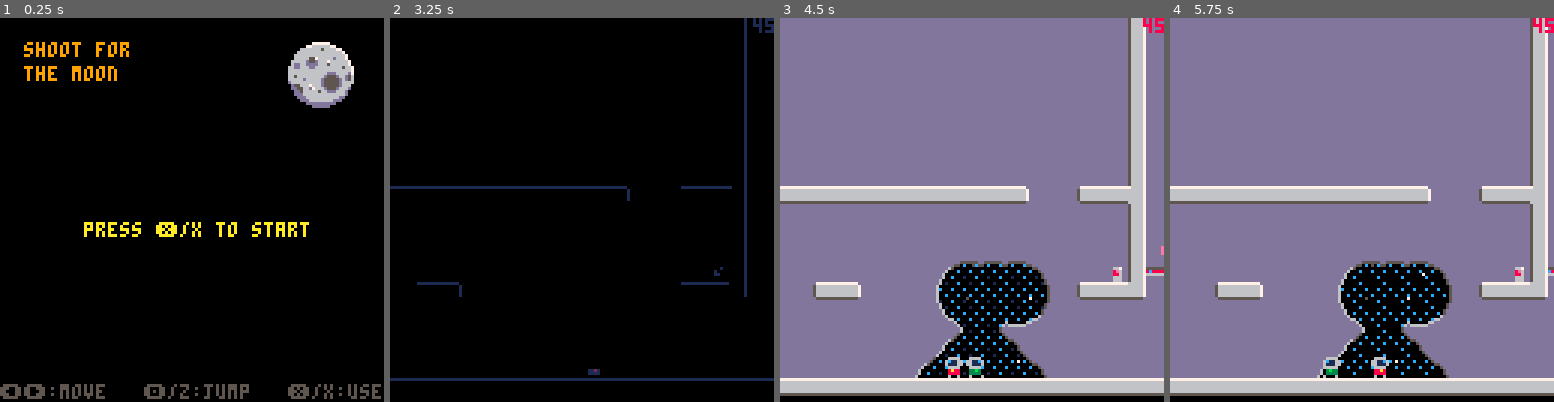
Above: before the commit, frames 1-4 (left to right).
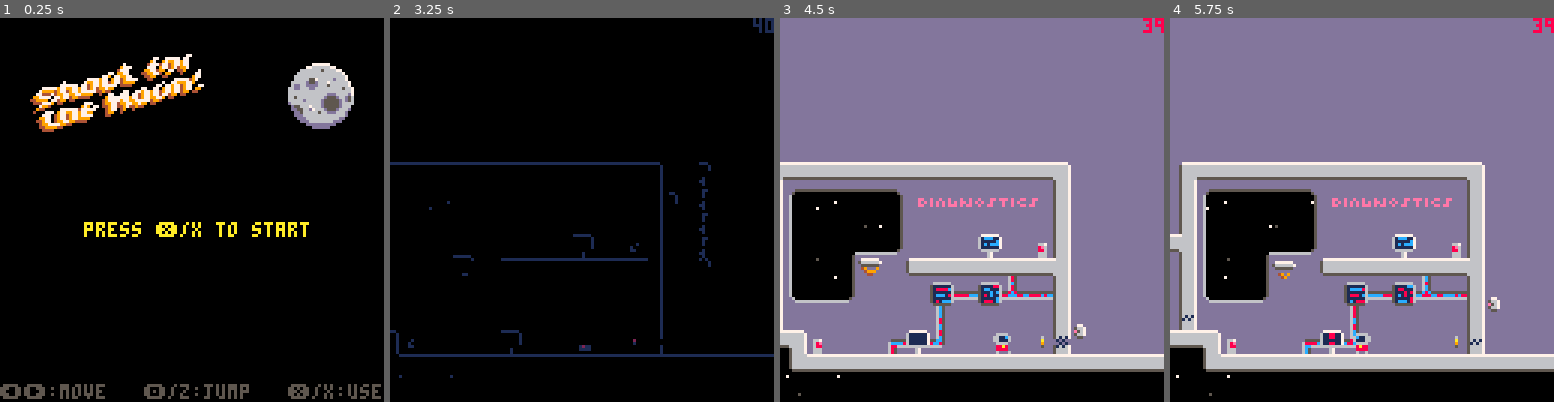
Above: after the commit, the same moments.

Repository: jgradim/gameoff-2020
Game: PICO-8 cartridge moonshot.p8
The game is run twice, just before and just after one commit, with the same random seed, the same clock (stepped at 60 frames per second) and the same inputs.
Inputs:
- Up to frame 1 (0.25 s): no input
- Up to frame 2 (3.25 s): tap X (X key) at 0.33, 1.07, 1.85, 2.97 s; tap O (Z key) at 0.7, 1.7, 2.1, 2.5, 2.9 s; hold Right 1.6-2.1 s; hold Up 2.15-2.42 s; hold Right 2.47-3.03 s; hold Left from 3.08 s (still down)
- Up to frame 3 (4.5 s): tap O (Z key) at 3.3, 3.7, 4.1 s; release Left at 3.58 s; hold Down 3.63-3.97 s; hold Right from 4.02 s (still down); tap X (X key) at 4.08 s
- Up to frame 4 (5.75 s): tap O (Z key) every 0.4 s from 4.5 to 5.7 s; release Right at 4.68 s; hold Up 4.73-5.03 s; hold Left 5.08-5.68 s; tap X (X key) at 5.2 s; hold Down from 5.73 s (still down)

The runs differ from the first frame. In frame 1, 6.9% of the frame differs, in the area x 6-93%, y 6-30%; in frame 2, 4.9%; in frame 3, 39%; in frame 4, 40%, in the area x 0-100%, y 0-99%.

Commit message:
checkpoints, wip lasers, pixel art title
[ ] lasers
  [x] horizontal
  [?] vertical (broken draw)
  [?] collisions (masks and hitboxes set, needs testing)
  [-] ~arbitrary length (sspr)~ won't work with collisions

[x] checkpoints
  [x] init + set checkpoint

[x] title screen: use sprites instead of `print`

Diff:
--- a/moonshot.p8
+++ b/moonshot.p8
@@ -101,7 +101,7 @@
  x=48,y=64,w=11,h=8
 }
 rect_laser_v_u={
- x=96,y=27,w=5,h=4
+ x=96,y=28,w=5,h=4
 }
 rect_laser_v_d={
  x=101,y=28,w=5,h=4
@@ -111,6 +111,9 @@
 }
 rect_laser_h_r={
  x=100,y=23,w=4,h=5
+}
+rect_title={
+ x=0,y=96,w=121,h=57
 }
 
 function lerp(from,to,perc)
@@ -144,8 +147,8 @@
   y=0,
   from={0,0},
   to={0,0},
-  w=0,
-  h=0,
+  dir="h",
+  l=0,
   anim={1,2,3,4,5,6,7,8},--frame
   anim_cursor=1,
   frame=1,
@@ -176,7 +179,8 @@
   end,
 
   draw=function(l)
-   l:_draw_h()
+   if (l.dir=="h") l:_draw_h()
+   if (l.dir=="v") l:_draw_v()
   end,
 
   _draw_h=function(l)
@@ -189,7 +193,7 @@
     for c1,p in pairs(l.pals) do
      pal(c1,p[l.anim[l.frame]])
     end
-    for i=0,l.w\8-1 do
+    for i=0,l.l\8-1 do
      spr(sp_laser_h,l.x+i*8,l.y)
     end
     pal()
@@ -201,12 +205,34 @@
    )
    sspr(
     lhr.x,lhr.y,lhr.w,lhr.h,
-    l.x+l.w,l.y+l.h
+    l.x+l.l,l.y
    )
   end,
 
-  _draw_v=function()
-   --TODO
+  _draw_v=function(l)
+   local x=l.x+4
+   local y=l.y+2
+   local lvu=rect_laser_v_u
+   local lvd=rect_laser_v_d
+
+   if l.on then
+    for c1,p in pairs(l.pals) do
+     pal(c1,p[l.anim[l.frame]])
+    end
+    for i=0,l.l\8-1 do
+     spr(sp_laser_v,l.x,l.y+i*8)
+    end
+    pal()
+   end
+
+   sspr(
+    lvu.x,lvu.y,lvu.w,lvu.h,
+    l.x,l.y
+   )
+   sspr(
+    lvd.x,lvd.y,lvd.w,lvd.h,
+    l.x,l.y+l.l
+   )
   end,
  },opts)
 end
@@ -232,6 +258,19 @@
  [15]=12,
  [12]=13,
  [1]=13
+}
+pal_screen_blank={
+ [8]=1,
+ [10]=1,
+ [3]=1,
+}
+pal_screen_error={
+ [3]=1,
+ [10]=8,
+}
+pal_screen_ok={
+ [8]=1,
+ [10]=3,
 }
 
 p_colors={
@@ -344,6 +383,14 @@
  [25]={{0,0,8,3}},
  [26]={{0,0,8,3}},
 
+ --horizontal lasers
+ [55]={{0,1,4,2},{2,4,4,2}},
+ --[56]={{0,1,4,2},{2,4,4,2}},
+
+ --vertical lasers
+ [57]={{2,0,2,4},{1,4,2,4}},
+ --[57]={{2,0,2,4},{1,4,2,4}},
+
  --map tiles
 
  --left endpiece
@@ -454,6 +501,7 @@
    w=8,
    h=8,
    anim=anim_door_jammed,
+   anim_freq=6,
    collide=block,
   })
 
@@ -462,7 +510,7 @@
    x=62*8,
    y=29*8,
    anim=anim_screen_warn,
-   anim_freq=5,
+   anim_freq=8,
   })
 
  --doors
@@ -552,9 +600,9 @@
     msg_close_scren,
   })
 
- ----------------
- --1st corridor--
- ----------------
+ -------------------
+ --broken corridor--
+ -------------------
  local corridor_hole=
   init_interactable({
    sp=sp_hole,
@@ -567,7 +615,7 @@
    end
   })
 
- local corridor_plt=
+ local shaft_l1_plt=
   init_platform(
    59*8,25*8,
    linear_delta_fn(
@@ -575,13 +623,13 @@
    )
   )
 
- local corridor_btn=
+ local shaft_l1_btn=
   init_interactable({
    sp=sp_button_right,
    sp_pal=pal_button_off,
    x=42*8,
    y=26*8,
-   --tooltip="❎",
+   tooltip="❎",
 
    active=false,
 
@@ -593,15 +641,68 @@
     b.active=true
     b.sp_pal=pal_default
 
-    corridor_plt.delta_fn=
+    shaft_l1_plt.delta_fn=
      linear_delta_fn(
       47*8,22*8,47*8,27*8
      )
    end,
   })
 
- --return list of mechanics
+ --------------------------
+ ---double jumper unlock---
+ --------------------------
+ dbljmp_plt=init_platform(
+   9*8,16*8,
+   linear_delta_fn(
+    9*8,16*8-1,9*8,25*8+1
+   )
+ )
+
+ dbljmp_door=
+  init_door(
+   6*8,18*8,false
+  )
+
+ dbljump_btn=
+  init_interactable({
+   sp=sp_button_left,
+   sp_pal=pal_button_off,
+   x=7*8,
+   y=18*8,
+   tooltip="❎",
+
+   active=false,
+
+   on_button_press=function(b)
+    b.tooltip=nil
+    b.active=not b.active
+    b.sp_pal=b.active
+     and pal_default
+     or pal_button_off
+
+    toggle_door(
+     dbljmp_door,
+     b.active
+    )
+  end,
+  })
+
+ dbljump_btn_broken=
+  init_animated({
+  })
+
+ -------------------
+ ---glider unlock---
+ -------------------
+
+ ------------------------
+ ---hover boots unlock---
+ ------------------------
+
  return {
+  --checkpoints
+  cp_corridor,
+
   -- dianostics
   diag_jammed_door,
   diag_screen_warn,
@@ -611,14 +712,19 @@
   diag_btn_plt,
   diag_screen_high,
 
+  --shaft
+  shaft_l1_plt,
+  shaft_l1_btn,
+
+  -- double jumper
+  dbljmp_plt,
+  dbljmp_door,
+  dbljump_btn,
+  dbljmp_player_unlock,
+
   -- corridor
   corridor_hole,
-  corridor_plt,
   corridor_btn,
-
-  -- double jump room
-  dbljmp_btn,
-  dbljmp_door,
 
   --laser
   init_laser({
@@ -626,12 +732,16 @@
    y=22*8,
    from={69*8,22*8},
    to={69*8,29*8},
-   w=32,
-   h=0,
+   dir="h",
   }),
-
-  --checkpoints
-  cp_corridor,
+  init_laser({
+   x=69*8,
+   y=22*8,
+   from={69*8,22*8},
+   to={76*8,22*8},
+   dir="v",
+   l=32,
+  }),
  }
 end
 
@@ -667,11 +777,16 @@
   cls()
 
   --top left
-  print("shoot for",8,8,9)
-  print("the moon",8,16,9)
+  sspr(
+   rect_title.x,rect_title.y,
+   rect_title.w,rect_title.h,
+   10,12
+  )
+  --print("shoot for",8,8,9)
+  --print("the moon",8,16,9)
 
   --top right
-  spr(20,96,8,3,3)
+  spr(20,96,15,3,3)
 
   --center
   local txt="press ❎/x to start"
@@ -704,23 +819,23 @@
 
   --players
   players={
-    init_player{
-     ⬆️=double_jump,
-     x=37*8,
-     y=30*8,
-    },
-    init_player{
-     ⬆️=glide,
-     color="green",
-     x=35*8,
-     y=30*8,
-    },
-    init_player{
-     ⬆️=jump,
-     color="yellow",
-     x=65*8,
-     y=28*8,
-    },
+   init_player{
+    ⬆️=jump,
+    color="red",
+    x=65*8,
+    y=28*8,
+   },
+   --init_player{
+   -- ⬆️=double_jump,
+   -- x=37*8,
+   -- y=30*8,
+   --},
+   --init_player{
+   -- ⬆️=glide,
+   -- color="green",
+   -- x=35*8,
+   -- y=30*8,
+   --},
   }
 
   --mechanics
@@ -2804,18 +2937,18 @@
 0092a4a4857979797979797979797979797979797979797979797979797979797979797979797979797979507979795779507979797979797979797979797979797979797979797979797979797979797979797979797979797979797979797979797979797979797979797979797979797979797979797979797979797979a3
 00000000928579797979797979797979797979797979797979797979797979797979797979797979797979507979795879507979797979797979797979797979797979797979797979797979797979797979797979797979797979797979797979797979797979797979797979797979797979797979797979797979797979a3
 00000000009285797979797979797979797979797979797979797979797979797979797979797979797979507979795779507979797979797979797979797979797979797979797979797979797979797979797979797979797979797979797979797979797979797979797979797979797979797979797979797979797979a3
-b2434040404363797979797979797979797979797979797979797979797979797979797979797979797979507979795879507979797979797979797979797979797979797979797979797979797979797979797979797979797979797979797979797979797979797979797979797979797979797979797979797979797979a3
-a257797c7958503f7979797979797979797979797979797979797979797979797979797979797979797979507979797a79507979797979797979797979797979797979797979797979797979797979797979797979797979797979797979797979797979797979797979797979797979797979797979797979797979797979a3
-a27b4749477b5271791779797979797979797979797979797979797979797979797979797979797979797950796a797979507979797979797979797979797979797979797979797979797979797979797979797979797979797979797979797979797979797979797979797979797979797979797979797979797979797979a3
-a27747477c785079791779797979797979797979797979797979797979797979797979797979797979797950795779797950797979797979797979797979797979797979797979797979797979797979797979797979797979797979797979797979797979797979797979797979797979797979797979797979797979798493
-a209057958790b79791779797979797979797979797979797979797979797979797979797979797979797950795879797950797979797979797979797979797979797979797979797979797979797979797979797979797979797979797979797979797979797979797979797979797979797979797979797979797984a49300
-92a4a4a4a4a4b07179177950797979797979797979797979797979797979797979797979797979797979795079577979795079797979797979797979797979797979797979797979797979797979797979797979797979797979797979797979797979797979797979797979797979797979797979797979797984a493000000
-00000000008295797917795079797979797979797979797979797979797979797979797979797979797979507957797979507979797979797979797979797979797979797979797979797979797979797979797979797979797979797979797979797979797979797979797979797979797979797979797984a4930000000000
-0000000082957979791779507979797979797979797979797979797979797979797979797979797979797950797a79797950797979797979797979797979797979797979797979797979797979797979797979797979797979797979797979797979797979797979797979797979797979797979797984a49300000000000000
-00824040957979797917795079797979797979797979797979797979797979797979797979797979797979507979796a796079797979797962404040404040404040404063797979797979797979797979797979797979797979797979797979797979797979797979797979797979797979797984a493000000000000000000
-00a2797979797979791779507979797979797979797979797962404040404040404040404040717979704051797979587979797979797979504b4c4c4c4d7979797979795079797979797979797979797979797979797979797979797979797979797979797979797979797979797979797984a4930000000000000000000000
-00a2797979797979791779724040404040404040404040404073797979797979797979797979797979797950797979577979898a8a8b7979505b5c5c5c5d797979797979507979797979797979797979797979797979797979797979797979797979797979797979797979797979797984a49300000000000000000000000000
-0092a4a485797979791779797979797979794b4c4c4c4c4c4d7979797979797979797979797979797979795079797957797044ad9aac4640515b5c6e6c6d79797979797950797979797979797979797979797979797979797979797979797979797979797979797979797979797984a493000000000000000000000000000000
+b2434040404351797979797979797979797979797979797979797979797979797979797979797979797979507979795879507979797979797979797979797979797979797979797979797979797979797979797979797979797979797979797979797979797979797979797979797979797979797979797979797979797979a3
+a257797c795850797979797979797979797979797979797979797979797979797979797979797979797979507979797a79507979797979797979797979797979797979797979797979797979797979797979797979797979797979797979797979797979797979797979797979797979797979797979797979797979797979a3
+a27b4749477b5271797979797979797979797979797979797979797979797979797979797979797979797950796a797979507979797979797979797979797979797979797979797979797979797979797979797979797979797979797979797979797979797979797979797979797979797979797979797979797979797979a3
+a27747477c785079797979797979797979797979797979797979797979797979797979797979797979797950795779797950797979797979797979797979797979797979797979797979797979797979797979797979797979797979797979797979797979797979797979797979797979797979797979797979797979798493
+a209057958797979797979797979797979797979797979797979797979797979797979797979797979797950795879797950797979797979797979797979797979797979797979797979797979797979797979797979797979797979797979797979797979797979797979797979797979797979797979797979797984a49300
+92a4a4a4a4a4b07179797950797979797979797979797979797979797979797979797979797979797979795079577979795079797979797979797979797979797979797979797979797979797979797979797979797979797979797979797979797979797979797979797979797979797979797979797979797984a493000000
+00000000008295797979795079797979797979797979797979797979797979797979797979797979797979507957797979507979797979797979797979797979797979797979797979797979797979797979797979797979797979797979797979797979797979797979797979797979797979797979797984a4930000000000
+0000000082957979797979507979797979797979797979797979797979797979797979797979797979797950797a79797950797979797979797979797979797979797979797979797979797979797979797979797979797979797979797979797979797979797979797979797979797979797979797984a49300000000000000
+00824040957979797979795079797979797979797979797979797979797979797979797979797979797979507979796a796079797979797962404040404040404040404063797979797979797979797979797979797979797979797979797979797979797979797979797979797979797979797984a493000000000000000000
+00a2797979797979797979507979797979797979797979797962404040404040404040404040717979704051797979587979797979797979504b4c4c4c4d7979797979795079797979797979797979797979797979797979797979797979797979797979797979797979797979797979797984a4930000000000000000000000
+00a2797979797979797979724040404040404040404040404073797979797979797979797979797979797950797979577979898a8a8b7979505b5c5c5c5d797979797979507979797979797979797979797979797979797979797979797979797979797979797979797979797979797984a49300000000000000000000000000
+0092a4a485797979797979797979797979794b4c4c4c4c4c4d7979797979797979797979797979797979795079797957797044ad9aac4640515b5c6e6c6d79797979797950797979797979797979797979797979797979797979797979797979797979797979797979797979797984a493000000000000000000000000000000
 0000000092857979797979797979797979795b5c5c5c5c5c5d79797979797979797979898a8a8a8b79797954484848697979a98d9a9a9c8b505b5c5d79797040404043405179797979797979797979797979797979797979797979797979797979797979797979797979797984a4930000000000000000000000000000000000
 0000000000928579797979797979797979795b5c5c5c5c5c5d79707179797071797979999a9a9a9b797040737979797a7979899d9a9a8cab506b6c6d7979797c477b4948537979797979797979797979797979797979797979797979797979797979797979797979797984a49300000000000000000000000000000000000000
 00000000000092a4a4a4a4857979797979795b5cb4a4b55c5d79797979797979797979a98d8caaab79797979797979797979999a9a9a9c8b79797979797979587979797950797979797979797979797979797979797979797979797979797979797979797979797984a493000000000000000000000000000000000000000000
Not shown, changed: 47 lines of the sprite sheet (__gfx__) section of moonshot.p8
Not shown, changed: res/moonshot.aseprite
